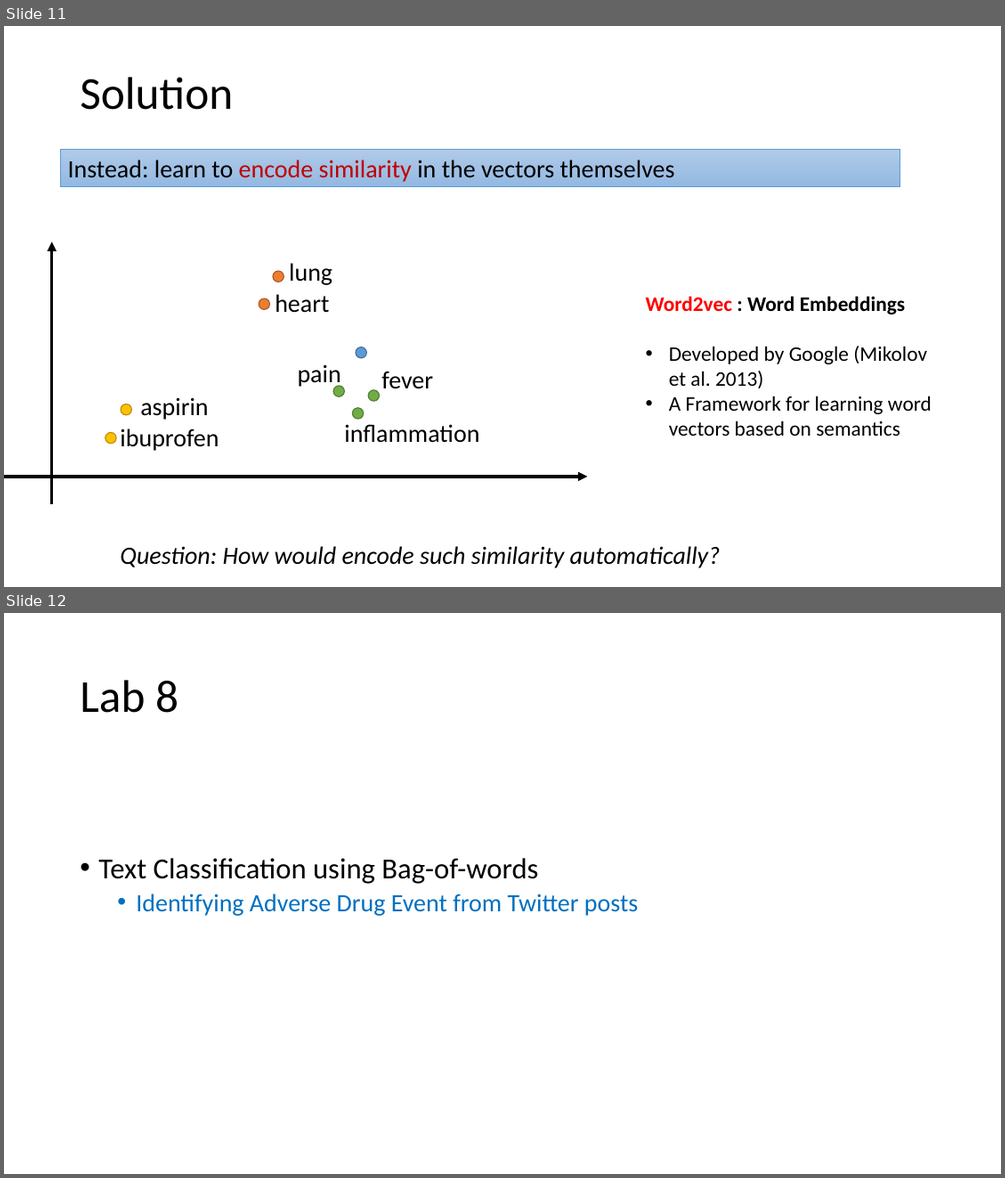
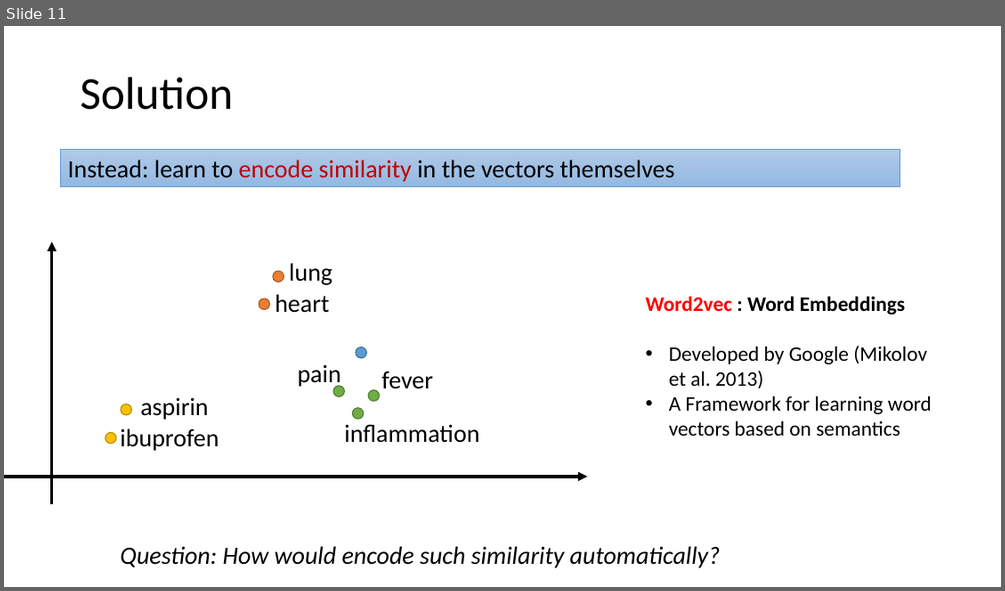
Before and after one commit to ICBI/AIMAHEAD_GU, a slide deck: Courses/ML_Concepts/Module_06_Natural_Language_Processing/Module_6_Natural_Language_Processing_01_text_representation_bow.pptx. Shown one above the other, each under a label of ours: slides 11 and 12 before the commit, slide 11 after it. The pictures are 1005x1178 and 1005x591 pixels, drawn with LibreOffice and Linux fonts; fonts in the diff are those of the drawing. Boxes give left, top, right and bottom in pixels: in the first picture for what was removed or moved away, otherwise in the second. Text is boxed around its words. In the diff, an @@ line names an element or a change of style, - is before the commit and + after.

```diff
--- a/Courses/ML_Concepts/Module_06_Natural_Language_Processing/Module_6_Natural_Language_Processing_01_text_representation_bow.pptx
+++ b/Courses/ML_Concepts/Module_06_Natural_Language_Processing/Module_6_Natural_Language_Processing_01_text_representation_bow.pptx
@@ slide 12 removed at (4, 613, 1001, 1174), background #FFFFFF @@
@@ title removed at (80, 680, 178, 713) @@
-Lab 8
@@ text removed at (98, 858, 638, 916) @@
-• Text Classification using Bag-of-words
-  • Identifying Adverse Drug Event from Twitter posts
```
Also in this commit, not shown: 2 slides changed, 1 other file.
